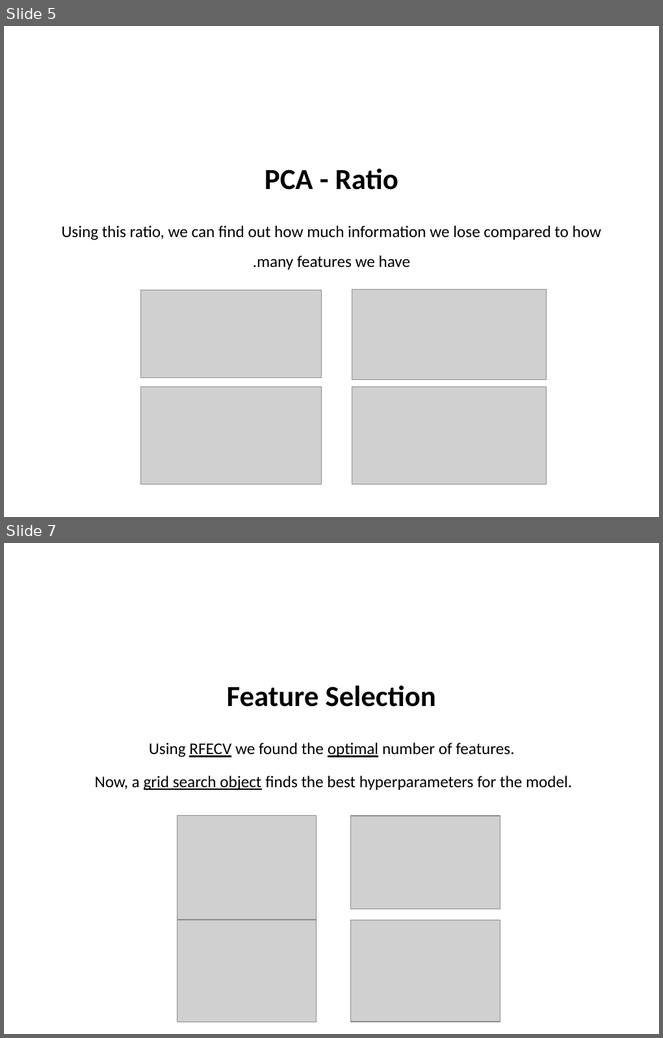
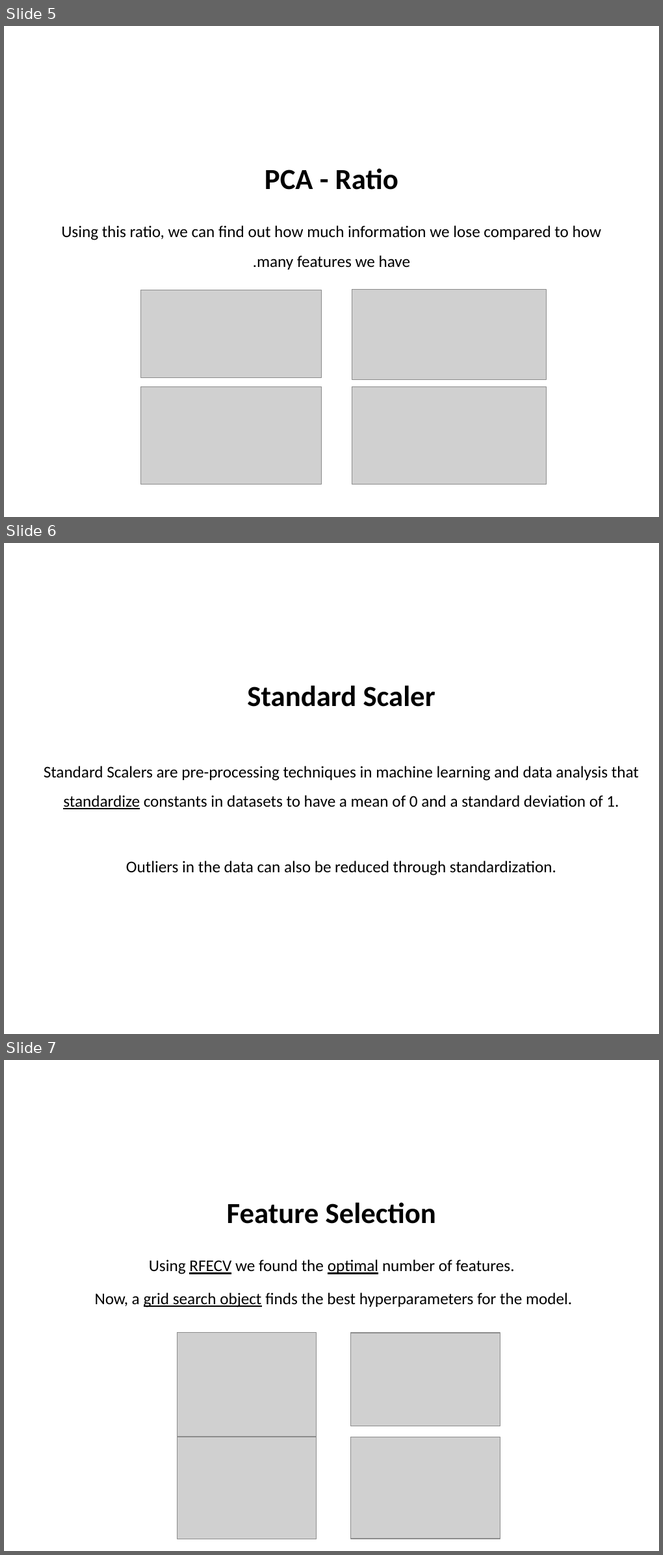
Before and after one commit to VictoKu1/API_Security_Research, a slide deck: Presentation/Cisco - Ariel University API Security Detection Challenge 2023.pptx. Shown one above the other, each under a label of ours: slides 5 and 7 before the commit, slides 5, 6 and 7 after it; the slides between them are not shown. The pictures are 663x1038 and 663x1555 pixels, drawn with LibreOffice and Linux fonts; fonts in the diff are those of the drawing; grey boxes stand for pictures; background and template pictures are left out. Boxes give left, top, right and bottom in pixels: in the first picture for what was removed or moved away, otherwise in the second. Text is boxed around its words. In the diff, an @@ line names an element or a change of style, - is before the commit and + after.

```diff
--- a/Presentation/Cisco - Ariel University API Security Detection Challenge 2023.pptx
+++ b/Presentation/Cisco - Ariel University API Security Detection Challenge 2023.pptx
@@ slide 6 added at (4,543,659,1034), background picture (left out) @@
@@ title added at (247,685,436,707), 32 pt, text #000000, bold @@
+Standard Scaler
@@ text added at (44,766,639,876), 18 pt, text #000000 @@
+Standard Scalers are pre-processing techniques in machine learning and data analysis that standardize constants in datasets to have a mean of 0 and a standard deviation of 1.
+Outliers in the data can also be reduced through standardization.
```
Also in this commit, not shown: 2 slides changed, 1 slide removed, 1 other file.
